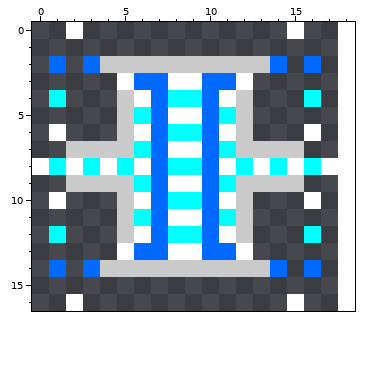
Pixel-art sprite, stored at core/assets/images/ammo-blast-hybrid-3.png. Above is the file before it was changed.
The file is 18x17 pixels. Colours within 5 levels of each other are drawn and written as one. The old version is drawn lined up with the new one, on the new canvas.
Now the later version:
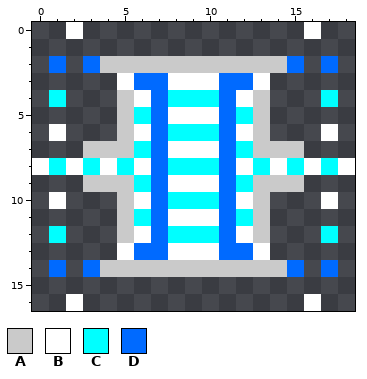
Palette (. is transparent): A #cacaca  B #ffffff  C #00ffff  D #006aff
Change:
canvas 18x17 -> 19x17
@@ x 0..18 @@
- 0 ..B............B...
+ 0 ..B.............B..
  1 ...................
- 2 .D.DAAAAAAAAAAD.D..
- 3 .....BDDBBDDB......
- 4 .C...ABDCCDBA...C..
- 5 .....ACDBBDCA......
- 6 .B...ABDCCDBA...B..
- 7 ..AAAACDBBDCAAAA...
- 8 BCBCBCBDCCDBCBCBCB.
- 9 ..AAAACDBBDCAAAA...
-10 .B...ABDCCDBA...B..
-11 .....ACDBBDCA......
-12 .C...ABDCCDBA...C..
-13 .....BDDBBDDB......
-14 .D.DAAAAAAAAAAD.D..
+ 2 .D.DAAAAAAAAAAAD.D.
+ 3 .....BDDBBBDDB.....
+ 4 .C...ABDCCCDBA...C.
+ 5 .....ACDBBBDCA.....
+ 6 .B...ABDCCCDBA...B.
+ 7 ...AAACDBBBDCAAA...
+ 8 BCBCBCBDCCCDBCBCBCB
+ 9 ...AAACDBBBDCAAA...
+10 .B...ABDCCCDBA...B.
+11 .....ACDBBBDCA.....
+12 .C...ABDCCCDBA...C.
+13 .....BDDBBBDDB.....
+14 .D.DAAAAAAAAAAAD.D.
 15 ...................
-16 ..B............B...
+16 ..B.............B..
